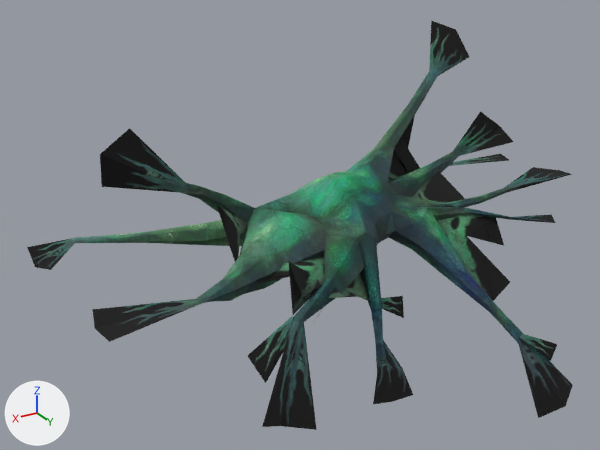
The OBJ model sceneobjs/juqing_fuben_395/juqing_fuben_395_yeti.obj: old version first, new version second.
Camera for both pictures: a 50 mm lens placed at (544.0, 568.0, 406.0), pointed at (51.0, -254.0, -5.0). The lights are fixed; the arrows at lower left show +X, +Y and +Z. Where no turn or scale is listed for an object, it has been applied to the vertices.

The first picture shows 'juqing_fuben_395_yeti'.
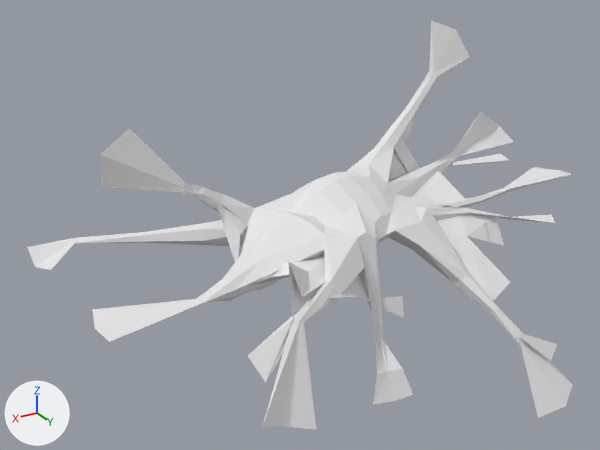
Location of each change, [x1, y1, x2, y2] in pixels of the pictures (600 x 450 px):
'juqing_fuben_395_yeti', recoloured
    both: [27, 21, 573, 430]

The change, as a diff of the scene's bpy script:
```diff
--- a/sceneobjs/juqing_fuben_395/juqing_fuben_395_yeti.obj.py
+++ b/sceneobjs/juqing_fuben_395/juqing_fuben_395_yeti.obj.py
@@ mat_material_1_1 @@
+mat_material_1_1 = principled_material('material_1')
+mat_material_1_1.base_color = (0.8, 0.8, 0.8)  # white #e7e7e7
+mat_material_1_1.roughness = 1.0
@@ me_juqing_fuben_395_yeti @@
 me_juqing_fuben_395_yeti.from_pydata(...)  # 393 vertices, 629 faces; spans x -370.0..346.0, y -437.0..2.0, z -208.0..204.0
-me_juqing_fuben_395_yeti.materials.append(mat_material_1)  # picture img_juqing_fuben_395_yeti_png
+me_juqing_fuben_395_yeti.materials.append(mat_material_1_1)  # white #e7e7e7
```
